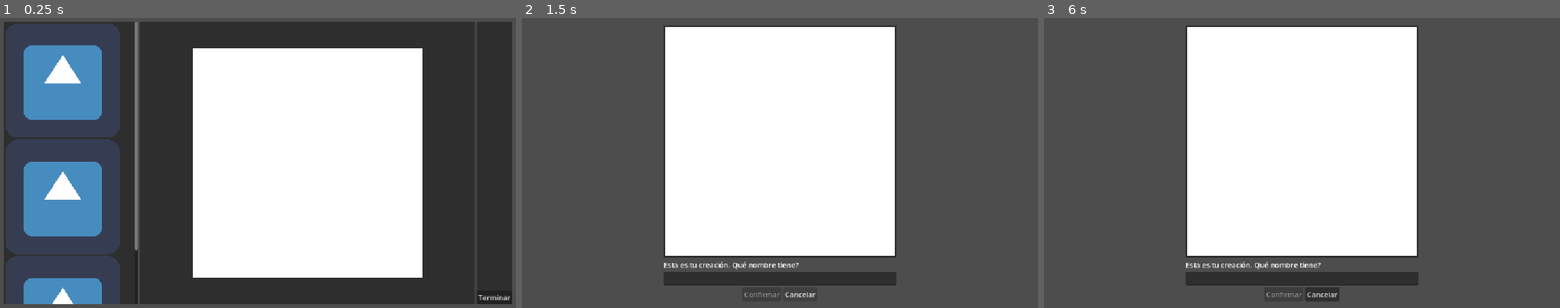
Above: before the commit, frames 1-3 (left to right).
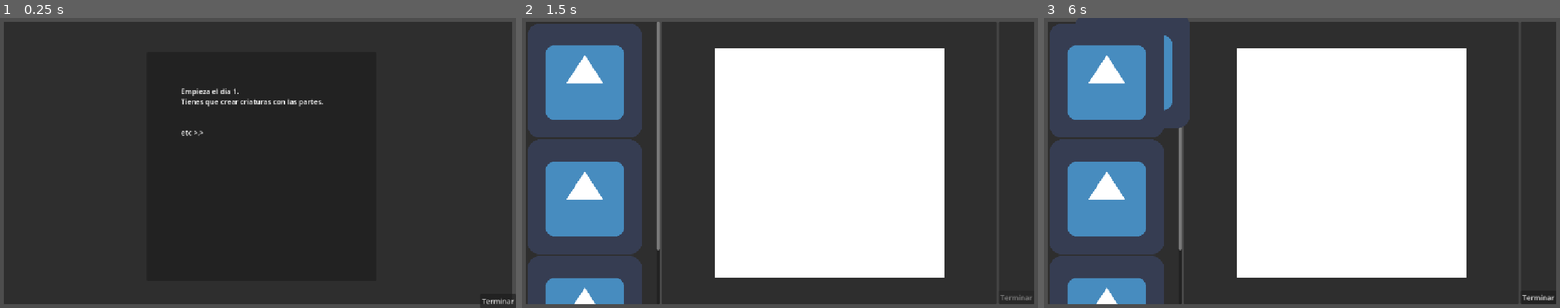
Above: after the commit, the same moments.

Repository: Clovisindo/museo-magico-jam-2
Game: Godot game, scene res://src/intro_level/intro_level.tscn
Two runs of this game, one before a commit and one after it. Both use one fixed random seed, a clock stepped at 60 frames per second and the inputs below. Before the commit the project starts from res://src/canvas.tscn. The engine's default icon, where the game draws it, is replaced by a stand-in: a white triangle on a blue panel in a dark square.
Inputs (mouse positions are in pixels of both pictures, inside the frame that each line leads up to):
- Up to frame 1 (0.25 s): no input
- Up to frame 2 (1.5 s): click "Terminar" at 0.5 s; click (800, 293) at 1.25 s, where only the run before the commit has a clickable "Cancelar"
- Up to frame 3 (6 s): move the mouse to (1415, 148) at 2.02 s; click (1415, 148) at 2.17 s; drag from (1198, 177) to (1276, 221) at 2.77 s; move the mouse to (1353, 99) at 3.52 s; click (1353, 99) at 3.67 s; drag from (1276, 221) to (1147, 119) at 4.27 s; move the mouse to (1456, 206) at 5.02 s; click (1456, 206) at 5.17 s; drag from (1147, 119) to (1224, 90) at 5.77 s

The runs differ from the first frame. In frame 1, 57% of the frame differs, in the area x 1-100%, y 1-100%; in frame 2, 56%; in frame 3, 55%.

Commit message:
arreglos varios

Diff:
--- a/project.godot
+++ b/project.godot
@@ -11,9 +11,13 @@
 [application]
 
 config/name="museo magico jam 2"
-run/main_scene="uid://bn85754h3pykj"
+run/main_scene="uid://bi3yfo1lvp7p3"
 config/features=PackedStringArray("4.6", "GL Compatibility")
 config/icon="res://icon.svg"
+
+[autoload]
+
+Global="*uid://cu5wb631qx7aq"
 
 [display]
 
--- a/src/canvas.gd
+++ b/src/canvas.gd
@@ -3,6 +3,7 @@
 
 const PIECES_DIR := "res://assets/pieces/"
 @onready var canvas_rect: ColorRect = %CanvasRect
+var canvas_panel: Control
 
 func _ready() -> void:
 	%ConfirmButton.disabled = true
@@ -29,17 +30,19 @@
 			copy.texture = child.texture
 			copy.position = child.position
 			pieces.push_back(copy)
-	var new_exhibit := Exhibit.new(pieces, %LineEdit.text)
+	var new_exhibit := Exhibit.new(pieces, %LineEdit.text, Global.n_creations)
 	return new_exhibit
 
 func _on_submit_button_pressed() -> void:
 	%Main.hide()
 	%Confirmation.show()
-	var canvas_panel: Control = %CanvasPanel
+	if not canvas_panel:
+		canvas_panel = %CanvasPanel
 	#var comp_texture := create_composite_texture()
 	canvas_panel.get_parent().remove_child(canvas_panel)
 	%ConfirmationContainer.add_child(canvas_panel)
 	%ConfirmationContainer.move_child(canvas_panel, 0)
+	%LineEdit.grab_focus()
 
 func _on_line_edit_text_changed(new_text: String) -> void:
 	%ConfirmButton.disabled = new_text.is_empty()
@@ -48,3 +51,22 @@
 	var new_exhibit := create_exhibit()
 	DirAccess.make_dir_absolute("user://exhibits")
 	ResourceSaver.save(new_exhibit, "user://exhibits/" + new_exhibit.name + ".tres")
+	Global.n_creations += 1
+	#%Main.show()
+	#%Confirmation.hide()
+	##var comp_texture := create_composite_texture()
+	#canvas_panel.get_parent().remove_child(canvas_panel)
+	#%HBoxContainer.add_child(canvas_panel)
+	#%HBoxContainer.move_child(canvas_panel, 1)
+	if Global.n_creations < 3 * Global.day:
+		get_tree().reload_current_scene()
+	else:
+		get_tree().change_scene_to_file("res://src/scores/score_screen.tscn")
+
+
+func _on_canvas_rect_child_entered_tree(_node: Node) -> void:
+	%SubmitButton.disabled = canvas_rect.get_child_count() == 0
+
+
+func _on_canvas_rect_child_exiting_tree(_node: Node) -> void:
+	%SubmitButton.disabled = canvas_rect.get_child_count() <= 1
--- a/src/canvas.tscn
+++ b/src/canvas.tscn
@@ -23,6 +23,7 @@
 layout_mode = 2
 
 [node name="HBoxContainer" type="HBoxContainer" parent="CanvasLayer/MarginContainer/Main" unique_id=160012215]
+unique_name_in_owner = true
 layout_mode = 0
 offset_right = 1136.0
 offset_bottom = 632.0
@@ -75,8 +76,10 @@
 layout_mode = 2
 
 [node name="SubmitButton" type="Button" parent="CanvasLayer/MarginContainer/Main/HBoxContainer/PanelContainer/MarginContainer" unique_id=938409143]
+unique_name_in_owner = true
 layout_mode = 2
 size_flags_vertical = 8
+disabled = true
 text = "Terminar"
 
 [node name="Confirmation" type="Control" parent="CanvasLayer/MarginContainer" unique_id=638971364]
@@ -118,9 +121,12 @@
 text = "Confirmar"
 
 [node name="Button2" type="Button" parent="CanvasLayer/MarginContainer/Confirmation/ConfirmationContainer/HBoxContainer" unique_id=765727373]
+visible = false
 layout_mode = 2
 text = "Cancelar"
 
+[connection signal="child_entered_tree" from="CanvasLayer/MarginContainer/Main/HBoxContainer/CanvasPanel/CanvasContainer/CanvasRect" to="." method="_on_canvas_rect_child_entered_tree"]
+[connection signal="child_exiting_tree" from="CanvasLayer/MarginContainer/Main/HBoxContainer/CanvasPanel/CanvasContainer/CanvasRect" to="." method="_on_canvas_rect_child_exiting_tree"]
 [connection signal="pressed" from="CanvasLayer/MarginContainer/Main/HBoxContainer/PanelContainer/MarginContainer/SubmitButton" to="." method="_on_submit_button_pressed"]
 [connection signal="text_changed" from="CanvasLayer/MarginContainer/Confirmation/ConfirmationContainer/LineEdit" to="." method="_on_line_edit_text_changed"]
 [connection signal="pressed" from="CanvasLayer/MarginContainer/Confirmation/ConfirmationContainer/HBoxContainer/ConfirmButton" to="." method="_on_confirm_button_pressed"]
--- a/src/exhibit.gd
+++ b/src/exhibit.gd
@@ -5,10 +5,15 @@
 @export var textures: Array[Texture2D]
 @export var positions: Array[Vector2]
 @export var sizes: Array[Vector2]
+@export var id: int
 
-func _init(texture_rects: Array[TextureRect] = [], name_: String = "") -> void:
+func _init(texture_rects: Array[TextureRect] = [], name_: String = "", id_: int = 0) -> void:
 	for texture: TextureRect in texture_rects:
 		textures.push_back(texture.texture)
 		positions.push_back(texture.position)
 		sizes.push_back(texture.size)
 		name = name_
+	id = id_
+
+func calculate_score() -> int:
+	return 100
--- /dev/null
+++ b/src/global.gd
@@ -0,0 +1,10 @@
+extends Node
+
+var day: int = 1
+var score: int = 0
+var n_creations: int = 0
+var saved_exhibits: Array[Exhibit] = []
+
+func _ready() -> void:
+	for file in DirAccess.get_files_at("user://exhibits"):
+		DirAccess.remove_absolute("user://exhibits".path_join(file))
--- /dev/null
+++ b/src/intro_level/intro_level.gd
@@ -0,0 +1,24 @@
+extends Node2D
+
+var day_1_text := "Empieza el dia 1.
+Tienes que crear criaturas con las partes.
+
+
+etc >.>"
+var day_2_text := "Empieza el dia 2.
+Tienes que crear criaturas con las partes.
+
+
+etc >.>"
+var day_3_text := "Empieza el dia 3.
+Tienes que crear criaturas con las partes.
+
+
+etc >.>"
+
+func _ready() -> void:
+	%InitTestLabel.text = get("day_%d_text" % Global.day)
+
+
+func _on_confirm_pressed() -> void:
+	get_tree().change_scene_to_file("res://src/canvas.tscn")
--- a/src/intro_level/intro_level.tscn
+++ b/src/intro_level/intro_level.tscn
@@ -1,6 +1,9 @@
 [gd_scene format=3 uid="uid://bi3yfo1lvp7p3"]
 
+[ext_resource type="Script" uid="uid://cyb7hshxt77ge" path="res://src/intro_level/intro_level.gd" id="1_4dggc"]
+
 [node name="IntroLevel" type="Node2D" unique_id=1888722561]
+script = ExtResource("1_4dggc")
 
 [node name="CanvasLayer" type="CanvasLayer" parent="." unique_id=1478445423]
 
@@ -40,6 +43,7 @@
 grow_vertical = 2
 
 [node name="InitTestLabel" type="RichTextLabel" parent="CanvasLayer/MarginContainer/BackPanel/Main/InitialMsgPanel" unique_id=587890230]
+unique_name_in_owner = true
 layout_mode = 1
 anchors_preset = 8
 anchor_left = 0.5
@@ -52,11 +56,7 @@
 offset_bottom = 180.0
 grow_horizontal = 2
 grow_vertical = 2
-text = "Empieza el dia 1.
-Tienes que crear criaturas con las partes.
-
-
-etc >.>"
+text = "..."
 
 [node name="Confirm" type="Button" parent="CanvasLayer/MarginContainer/BackPanel/Main" unique_id=2128401742]
 layout_mode = 1
@@ -71,3 +71,5 @@
 grow_vertical = 0
 size_flags_vertical = 8
 text = "Terminar"
+
+[connection signal="pressed" from="CanvasLayer/MarginContainer/BackPanel/Main/Confirm" to="." method="_on_confirm_pressed"]
--- a/src/scores/exhibit_selection.gd
+++ b/src/scores/exhibit_selection.gd
@@ -6,10 +6,19 @@
 signal selected_exhibit(exhibit: ExhibitView)
 
 func _ready() -> void:
+	var scene: PackedScene = preload("res://src/scores/exhibit_view.tscn")
+	var exhibits: Array = []
 	for file in DirAccess.get_files_at("user://exhibits"):
 		var path: String = "user://exhibits".path_join(file)
 		var exhibit := load(path) as Exhibit
-		var scene: PackedScene = preload("res://src/scores/exhibit_view.tscn")
+		if exhibit.id >= (Global.day - 1) * 3:
+			exhibits.push_back(exhibit)
+
+	exhibits.sort_custom(func(a, b):
+		return a.id > b.id
+	)
+
+	for exhibit: Exhibit in exhibits:
 		var view: ExhibitView = scene.instantiate()
 		view.init(exhibit)
 		container.add_child(view)
--- a/src/scores/score_screen.gd
+++ b/src/scores/score_screen.gd
@@ -6,18 +6,41 @@
 @onready var day_3_row: HBoxContainer = %Day3Row
 
 func _ready() -> void:
+	var scene: PackedScene = preload("res://src/scores/exhibit_view.tscn")
+	%ScoreLabel.text = "Puntuación total: %d" % Global.score
+	%ContinueButton.hide()
+	var i = 0
 	for child: Node in day_1_row.get_children():
 		child.requested_change.connect(func():
 			request_change(child)
 		)
+		if Global.saved_exhibits.size() > i:
+			var view: ExhibitView = scene.instantiate()
+			view.init(Global.saved_exhibits[i])
+			child.set_exhibit(view)
+		i+=1
 	for child: Node in day_2_row.get_children():
 		child.requested_change.connect(func():
 			request_change(child)
 		)
+		if Global.day < 2:
+			child.disable()
+		if Global.saved_exhibits.size() > i:
+			var view: ExhibitView = scene.instantiate()
+			view.init(Global.saved_exhibits[i])
+			child.set_exhibit(view)
+		i+=1
 	for child: Node in day_3_row.get_children():
 		child.requested_change.connect(func():
 			request_change(child)
 		)
+		if Global.day < 3:
+			child.disable()
+		if Global.saved_exhibits.size() > i:
+			var view: ExhibitView = scene.instantiate()
+			view.init(Global.saved_exhibits[i])
+			child.set_exhibit(view)
+		i+=1
 
 func request_change(slot: Slot) -> void:
 	var scene: PackedScene = preload("res://src/scores/exhibit_selection.tscn")
@@ -26,6 +49,35 @@
 	%Main.hide()
 	exhibit_selection.selected_exhibit.connect(func(exhibit: ExhibitView):
 		slot.set_exhibit(exhibit)
+		Global.saved_exhibits.push_back(exhibit.exhibit)
 		%Main.show()
 		exhibit_selection.queue_free()
 	)
+
+
+func _on_button_pressed() -> void:
+	var row: Control
+	match Global.day:
+		1:
+			row = day_1_row
+		2:
+			row = day_2_row
+		3:
+			row = day_3_row
+	for child: Node in row.get_children():
+		var exhibit: Exhibit = child.exhibit
+		if not exhibit:
+			continue
+		var score := exhibit.calculate_score()
+		Global.score += score
+	%ScoreLabel.text = "Puntuación total: %d" % Global.score
+	%ConfirmButton.hide()
+	%ContinueButton.show()
+	if Global.day == 3:
+		%ContinueButton.disabled = true
+		%ContinueButton.text = "Final del juego"
+
+
+func _on_continue_button_pressed() -> void:
+	Global.day += 1
+	get_tree().change_scene_to_file("res://src/intro_level/intro_level.tscn")
--- a/src/scores/score_screen.tscn
+++ b/src/scores/score_screen.tscn
@@ -93,6 +93,39 @@
 [node name="Slot3" parent="Main/VBoxContainer/PanelContainer2/VBoxContainer/Day3Row" unique_id=1977901395 instance=ExtResource("1_qrma4")]
 layout_mode = 2
 
+[node name="ConfirmButton" type="Button" parent="Main/VBoxContainer/PanelContainer2/VBoxContainer" unique_id=704028363]
+unique_name_in_owner = true
+layout_mode = 2
+size_flags_horizontal = 4
+size_flags_vertical = 4
+text = "Confirmar"
+
 [node name="PanelContainer3" type="PanelContainer" parent="Main/VBoxContainer" unique_id=408005179]
 custom_minimum_size = Vector2(0, 60)
 layout_mode = 2
+
+[node name="ScoreLabel" type="Label" parent="Main/VBoxContainer/PanelContainer3" unique_id=352705156]
+unique_name_in_owner = true
+layout_mode = 2
+theme_override_font_sizes/font_size = 24
+text = "Puntuación total: XXXXXX"
+horizontal_alignment = 1
+
+[node name="ContinueButton" type="Button" parent="Main/VBoxContainer/PanelContainer3/ScoreLabel" unique_id=944160155]
+unique_name_in_owner = true
+layout_mode = 1
+anchors_preset = 6
+anchor_left = 1.0
+anchor_top = 0.5
+anchor_right = 1.0
+anchor_bottom = 0.5
+offset_left = -100.0
+offset_top = -16.0
+offset_right = -14.0
+offset_bottom = 15.0
+grow_horizontal = 0
+grow_vertical = 2
+text = "Continuar"
+
+[connection signal="pressed" from="Main/VBoxContainer/PanelContainer2/VBoxContainer/ConfirmButton" to="." method="_on_button_pressed"]
+[connection signal="pressed" from="Main/VBoxContainer/PanelContainer3/ScoreLabel/ContinueButton" to="." method="_on_continue_button_pressed"]
--- a/src/scores/slot.gd
+++ b/src/scores/slot.gd
@@ -7,6 +7,10 @@
 func _on_button_pressed() -> void:
 	requested_change.emit()
 
+func disable():
+	$Button.disabled = true
+	$Button.text = ""
+
 func set_exhibit(view: ExhibitView) -> void:
 	for child: Node in get_children():
 		if child is ExhibitView:
Not shown, added: src/global.gd.uid
Not shown, added: src/intro_level/intro_level.gd.uid
